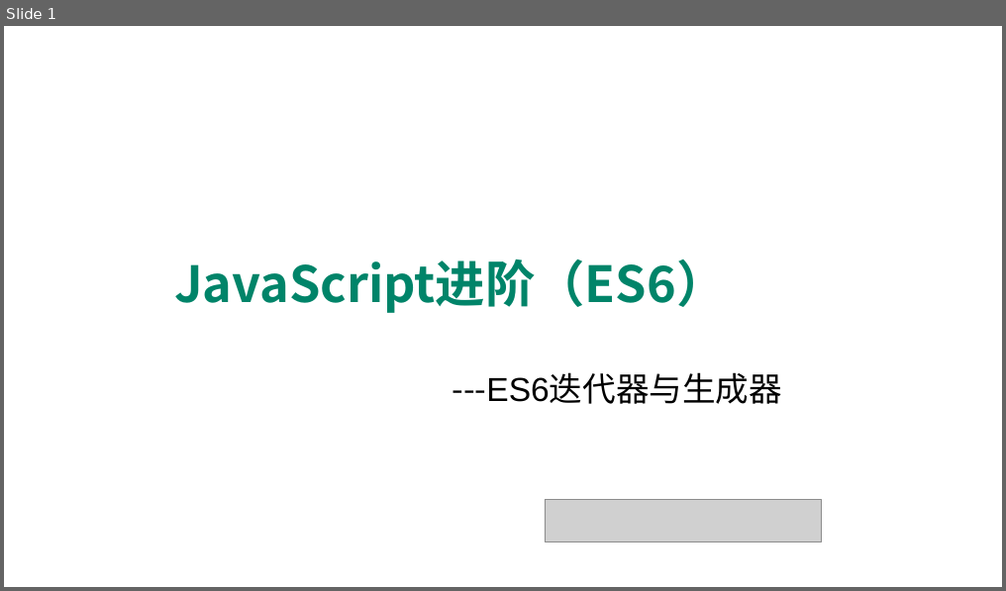
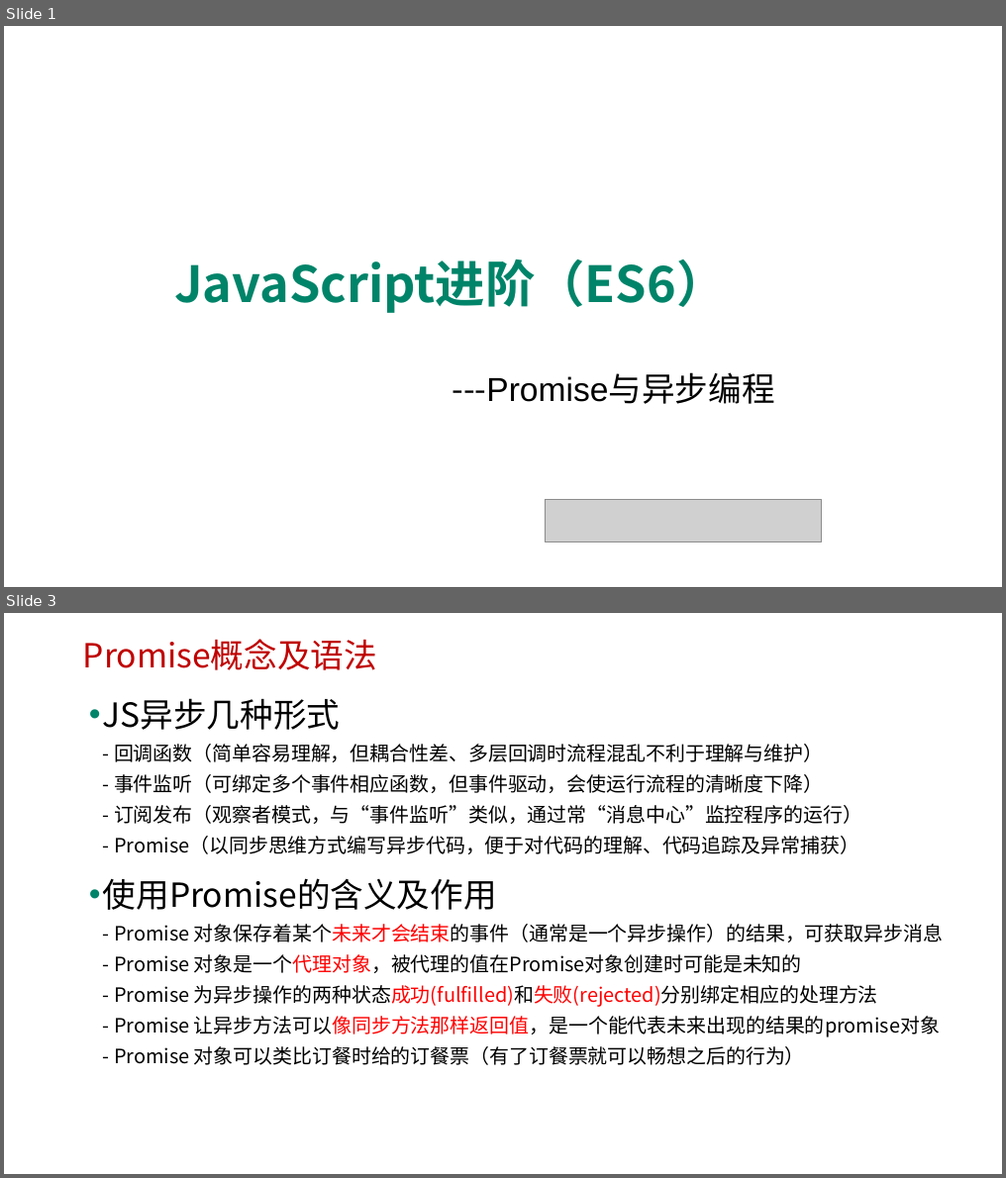
Before and after one commit to edu2act/course-javascript-advanced, a slide deck: 课程PPT/33.ES6中Promise对象与异步编程.pptx. Shown one above the other, each under a label of ours: slide 1 before the commit, slides 1 and 3 after it; the slides between them are not shown. The pictures are 1006x591 and 1006x1178 pixels, drawn with LibreOffice and Linux fonts; fonts in the diff are those of the drawing; grey boxes stand for pictures; background and template pictures are left out. Boxes give left, top, right and bottom in pixels: in the first picture for what was removed or moved away, otherwise in the second. Text is boxed around its words. In the diff, an @@ line names an element or a change of style, - is before the commit and + after.

```diff
--- a/课程PPT/33.ES6中Promise对象与异步编程.pptx
+++ b/课程PPT/33.ES6中Promise对象与异步编程.pptx
@@ slide 3 added at (4, 613, 1002, 1174), background picture (left out) @@
@@ text added at (83, 639, 377, 670), 32 pt, text #C00000 @@
+Promise概念及语法
@@ text added at (103, 698, 943, 1065), 19 pt, text #000000 @@
+• JS异步几种形式
+  - 回调函数（简单容易理解，但耦合性差、多层回调时流程混乱不利于理解与维护）
+  - 事件监听（可绑定多个事件相应函数，但事件驱动，会使运行流程的清晰度下降）
+  - 订阅发布（观察者模式，与“事件监听”类似，通过常“消息中心”监控程序的运行）
+  - Promise（以同步思维方式编写异步代码，便于对代码的理解、代码追踪及异常捕获）
+• 使用Promise的含义及作用
+  - Promise 对象保存着某个未来才会结束的事件（通常是一个异步操作）的结果，可获取异步消息
+  - Promise 对象是一个代理对象，被代理的值在Promise对象创建时可能是未知的
+  - Promise 为异步操作的两种状态成功(fulfilled)和失败(rejected)分别绑定相应的处理方法
+  - Promise 让异步方法可以像同步方法那样返回值，是一个能代表未来出现的结果的promise对象
+  - Promise 对象可以类比订餐时给的订餐票（有了订餐票就可以畅想之后的行为）
@@ slide 1 changed as well @@
@@ text at (451, 372, 774, 404): text changed @@
----ES6迭代器与生成器
+---Promise与异步编程
```
Also in this commit, not shown: 1 other slide changed, 13 other slides added, 9 other files.
